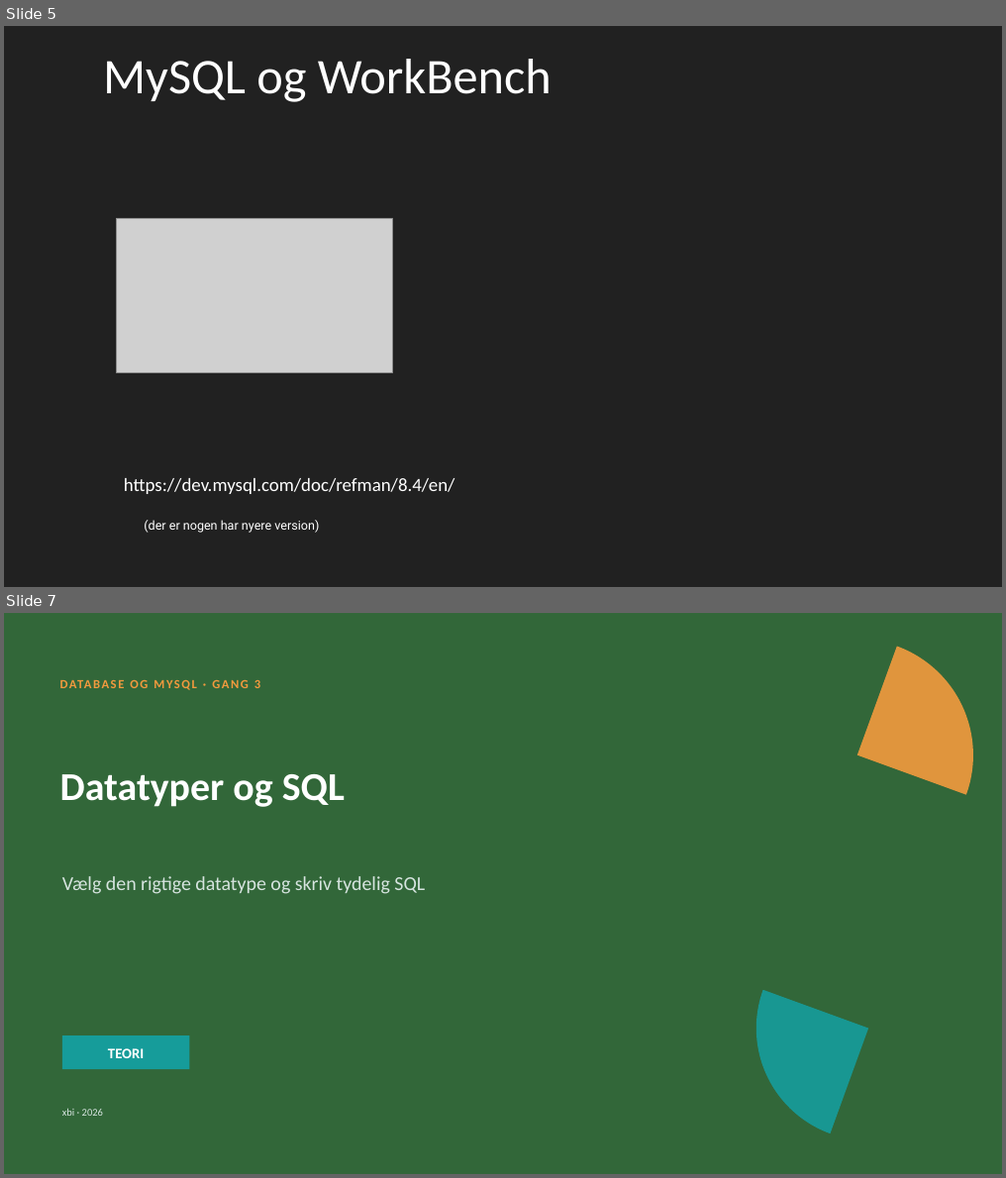
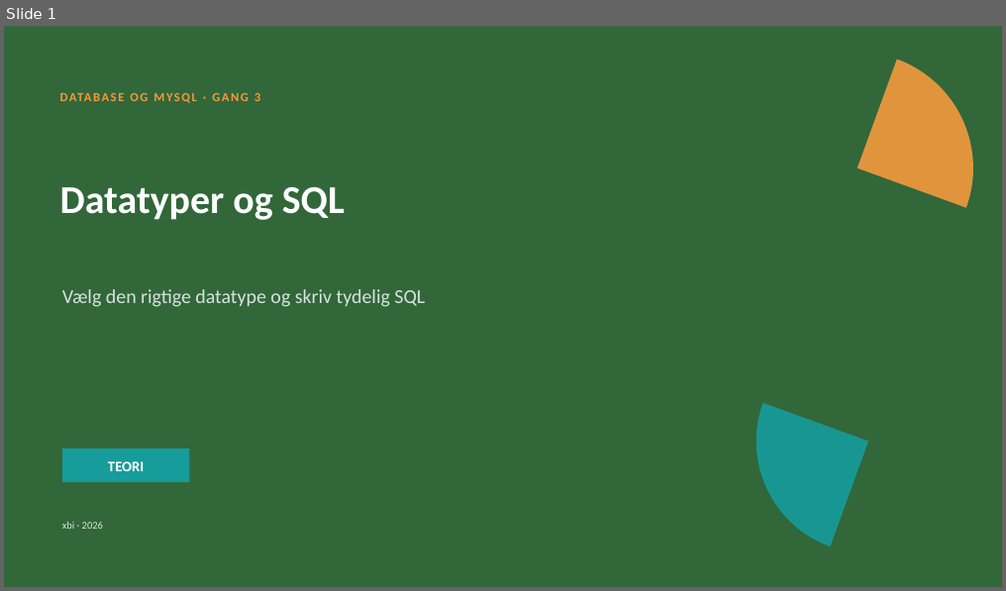
Before and after one commit to xiaoleibi/DMU26, a slide deck: DBPPT/DB Gang3 DataTyper.pptx. Shown one above the other, each under a label of ours: slides 5 and 7 before the commit, slide 1 after it; the slides between them are not shown. The pictures are 1006x1178 and 1006x591 pixels, drawn with LibreOffice and Linux fonts; fonts in the diff are those of the drawing; grey boxes stand for pictures. Boxes give left, top, right and bottom in pixels: in the first picture for what was removed or moved away, otherwise in the second. Text is boxed around its words. In the diff, an @@ line names an element or a change of style, - is before the commit and + after.

```diff
--- a/DBPPT/DB Gang3 DataTyper.pptx
+++ b/DBPPT/DB Gang3 DataTyper.pptx
@@ slide 5 removed at (4,26,1002,587), background #212121 @@
@@ text removed at (103,59,551,102) @@
-MySQL og WorkBench
@@ picture removed at (116,219,392,373) @@
@@ text removed at (124,478,455,494) @@
-https://dev.mysql.com/doc/refman/8.4/en/
@@ subtitle removed at (144,520,319,533) @@
-(der er nogen har nyere version)
@@ what was slide 7 is now slide 1 @@
```
Also in this commit, not shown: 2 slides changed, 1 slide added, 3 other slides removed.
